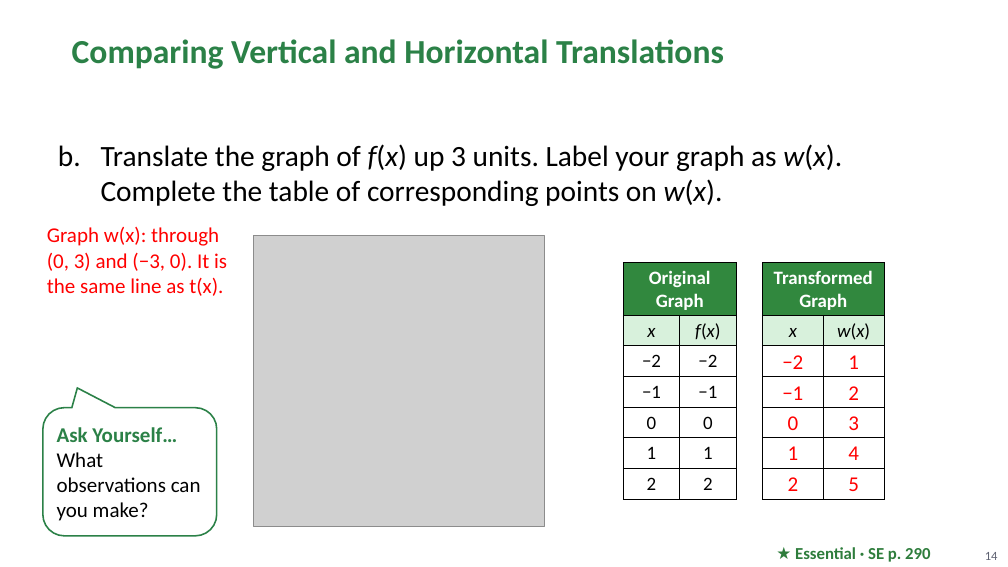
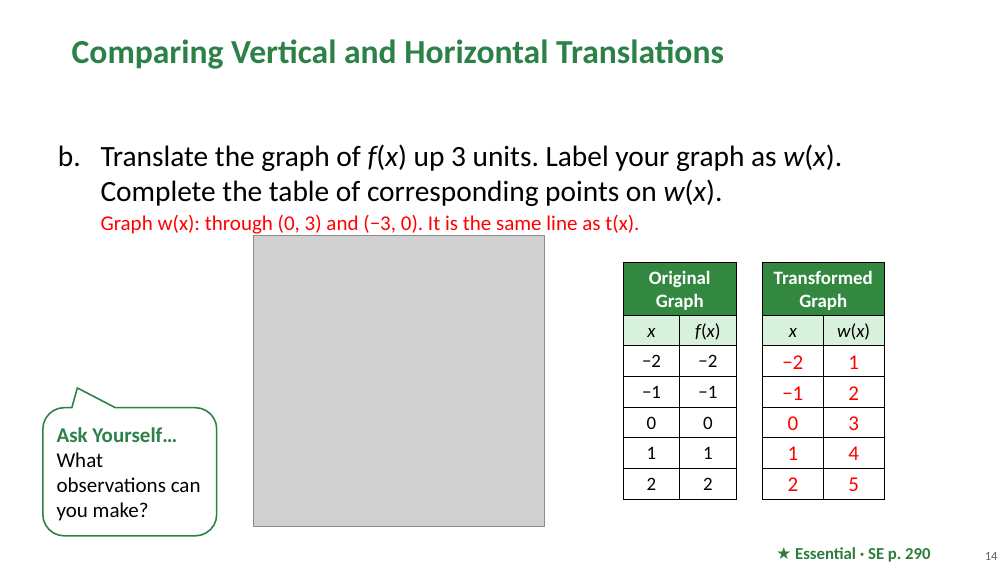
Before and after one commit to Apolloat2022/Algebra1M2U1L4, a slide deck: slide 14 of Module 2 topic 2/BLMathematics_AlgI_M2_T2_L2_LessonSlides_ENG_with_answers.pptx. Drawn at 1008x567 pixels with LibreOffice and Linux fonts; fonts in the diff are those of the drawing; grey boxes stand for pictures; background and template pictures are left out. Boxes give left, top, right and bottom in pixels: in the first picture for what was removed or moved away, otherwise in the second. Text is boxed around its words. In the diff, an @@ line names an element or a change of style, - is before the commit and + after.

```diff
--- a/Module 2 topic 2/BLMathematics_AlgI_M2_T2_L2_LessonSlides_ENG_with_answers.pptx
+++ b/Module 2 topic 2/BLMathematics_AlgI_M2_T2_L2_LessonSlides_ENG_with_answers.pptx
@@ text removed at [47, 227, 227, 296] @@
-Graph w(x): through (0, 3) and (−3, 0). It is the same line as t(x).
@@ text at [101, 215, 639, 237]: paragraph added @@
+    Graph w(x): through (0, 3) and (−3, 0). It is the same line as t(x).
```
Also in this commit, not shown: 5 other slides changed, 4 other files.
